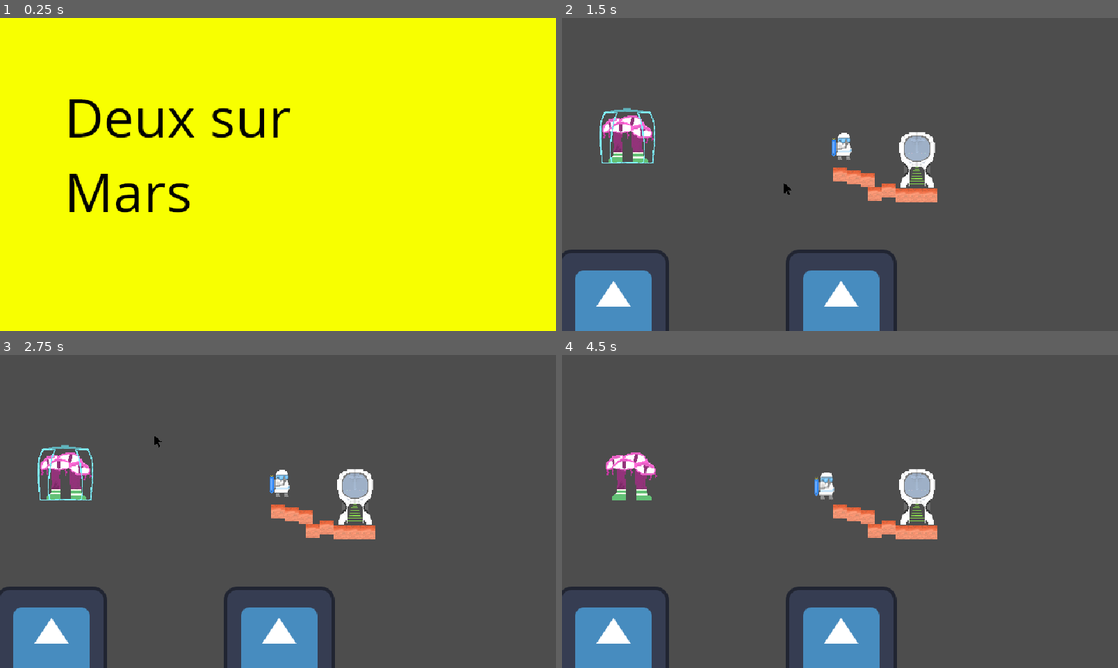
Above: before the commit, frames 1-4 (two rows, left to right).
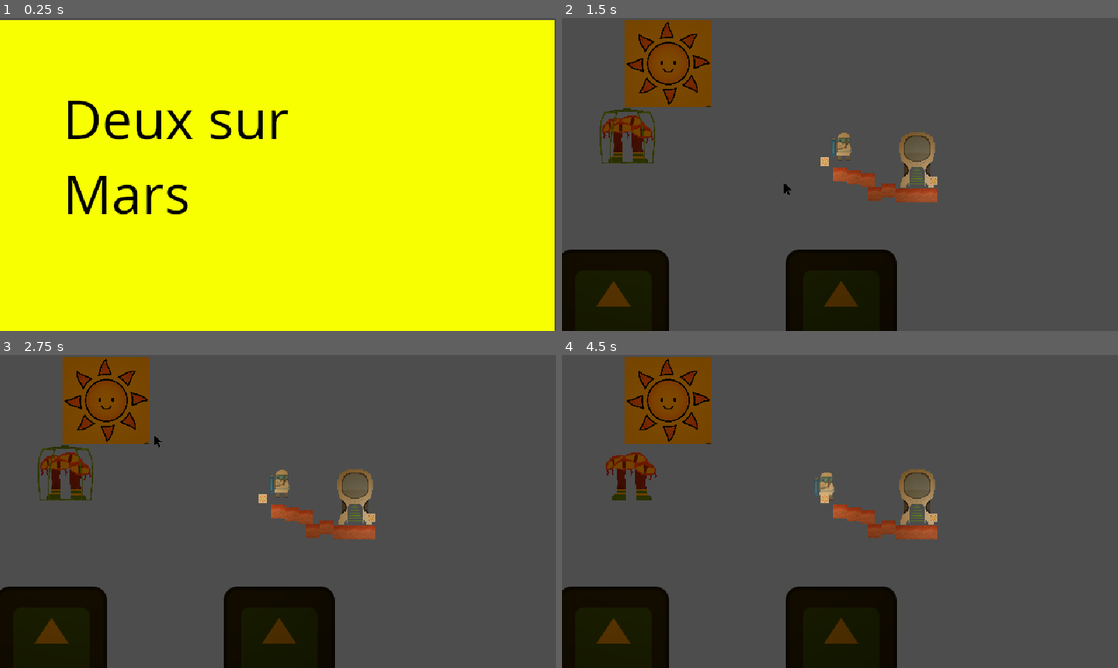
Above: after the commit, the same moments.

Repository: LeResteDuMonde/GameJamPSU
Game: Godot game, scene res://scene/Main.tscn
Two runs of this game, one before a commit and one after it. Both use one fixed random seed, a clock stepped at 60 frames per second and the inputs below. The engine's default icon, where the game draws it, is replaced by a stand-in: a white triangle on a blue panel in a dark square.
Inputs (mouse positions are in pixels of both pictures, inside the frame that each line leads up to):
- Up to frame 1 (0.25 s): no input
- Up to frame 2 (1.5 s): tap Enter at 0.5 s; move the mouse to (962, 158) at 0.52 s; hold D (right) from 0.53 s (still down); click (962, 158) at 0.6 s; tap Space (jump) at 0.77 s; move the mouse to (728, 190) at 1.27 s; click (728, 190) at 1.35 s
- Up to frame 3 (2.75 s): tap Space (jump) at 1.52 s; move the mouse to (333, 442) at 2.02 s; release D (right) at 2.03 s; hold A (left) from 2.03 s (still down); click (333, 442) at 2.1 s
- Up to frame 4 (4.5 s): move the mouse to (812, 574) at 2.77 s; release A (left) at 2.78 s; hold D (right) 2.78-4.28 s; click (812, 574) at 2.85 s; tap Space (jump) at 3.02, 3.77, 4.25 s; move the mouse to (1006, 558) at 3.52 s; click (1006, 558) at 3.6 s; move the mouse to (673, 464) at 4.27 s; hold A (left) from 4.28 s (still down); click (673, 464) at 4.35 s

The runs differ from the first frame. In frame 1, 3.2% of the frame differs, in the area x 0-100%, y 0-100%; in frame 2, 17%, in the area x 0-68%, y 0-100%; in frame 3, 17%; in frame 4, 17%.

Commit message:
Let the be light

Diff:
--- /dev/null
+++ b/scene/Lamp.tscn
@@ -0,0 +1,27 @@
+[gd_scene load_steps=6 format=3 uid="uid://dbcd6fr84pr3u"]
+
+[ext_resource type="Script" path="res://script/deletable.gd" id="1_1kjtp"]
+[ext_resource type="Texture2D" uid="uid://bqodcy5pq11u6" path="res://sprite/pointLight.webp" id="1_kx6or"]
+[ext_resource type="Texture2D" uid="uid://gu8h8phjmxeu" path="res://sprite/sun.jpg" id="2_5ped1"]
+[ext_resource type="Script" path="res://script/deletableArea.gd" id="3_750p1"]
+
+[sub_resource type="CircleShape2D" id="CircleShape2D_xstie"]
+radius = 3.16228
+
+[node name="LightSource" type="Node2D" groups=["lamps"]]
+script = ExtResource("1_1kjtp")
+
+[node name="PointLight2D" type="PointLight2D" parent="."]
+energy = 0.5
+texture = ExtResource("1_kx6or")
+texture_scale = 0.7
+
+[node name="Sprite2D" type="Sprite2D" parent="."]
+scale = Vector2(0.01, 0.01)
+texture = ExtResource("2_5ped1")
+
+[node name="Area2D" type="Area2D" parent="."]
+script = ExtResource("3_750p1")
+
+[node name="CollisionShape2D" type="CollisionShape2D" parent="Area2D"]
+shape = SubResource("CircleShape2D_xstie")
--- a/scene/Main.tscn
+++ b/scene/Main.tscn
@@ -7,7 +7,9 @@
 [ext_resource type="PackedScene" uid="uid://clx0tvtrn2uj6" path="res://scene/CagedMonster.tscn" id="6_3gsa4"]
 [ext_resource type="PackedScene" uid="uid://dn6nb5cwjnt1m" path="res://scene/StarShip.tscn" id="7_l1aai"]
 [ext_resource type="PackedScene" uid="uid://bpr17yvdebkct" path="res://scene/Tile.tscn" id="7_siwmh"]
-[ext_resource type="PackedScene" uid="uid://dcap0fd4yk14k" path="res://scene/Level.tscn" id="8_gc05f"]
+[ext_resource type="PackedScene" path="res://scene/Level.tscn" id="8_gc05f"]
+[ext_resource type="PackedScene" uid="uid://cnt7ywbo2jfs7" path="res://scene/Sun.tscn" id="9_y7b7r"]
+[ext_resource type="PackedScene" uid="uid://dbcd6fr84pr3u" path="res://scene/Lamp.tscn" id="10_3stve"]
 
 [node name="Main" type="Node2D"]
 position = Vector2(2, -2)
@@ -70,3 +72,20 @@
 position = Vector2(0, -32)
 
 [node name="Level" parent="." instance=ExtResource("8_gc05f")]
+
+[node name="CanvasModulate" type="CanvasModulate" parent="."]
+color = Color(0, 0, 0, 1)
+
+[node name="Lights" type="Node2D" parent="."]
+
+[node name="Sun" parent="Lights" instance=ExtResource("9_y7b7r")]
+position = Vector2(-198, -128)
+
+[node name="Lamp" parent="Lights" instance=ExtResource("10_3stve")]
+position = Vector2(-18, -15)
+
+[node name="Lamp4" parent="Lights" instance=ExtResource("10_3stve")]
+position = Vector2(107, 7)
+
+[node name="UI" type="CanvasLayer" parent="."]
+follow_viewport_enabled = true
--- /dev/null
+++ b/scene/Sun.tscn
@@ -0,0 +1,27 @@
+[gd_scene load_steps=6 format=3 uid="uid://cnt7ywbo2jfs7"]
+
+[ext_resource type="Texture2D" uid="uid://bqodcy5pq11u6" path="res://sprite/pointLight.webp" id="1_moj6j"]
+[ext_resource type="Script" path="res://script/deletable.gd" id="1_w8mgu"]
+[ext_resource type="Script" path="res://script/deletableArea.gd" id="3_g8bmh"]
+[ext_resource type="Texture2D" uid="uid://gu8h8phjmxeu" path="res://sprite/sun.jpg" id="3_y18nn"]
+
+[sub_resource type="CircleShape2D" id="CircleShape2D_yk31a"]
+radius = 46.0109
+
+[node name="Sun" type="Node2D" groups=["sun"]]
+script = ExtResource("1_w8mgu")
+
+[node name="PointLight2D" type="PointLight2D" parent="."]
+color = Color(1, 0.588235, 0, 0.494118)
+texture = ExtResource("1_moj6j")
+texture_scale = 6.36
+
+[node name="Sprite2D" type="Sprite2D" parent="."]
+scale = Vector2(0.1, 0.1)
+texture = ExtResource("3_y18nn")
+
+[node name="Area2D" type="Area2D" parent="."]
+script = ExtResource("3_g8bmh")
+
+[node name="CollisionShape2D" type="CollisionShape2D" parent="Area2D"]
+shape = SubResource("CircleShape2D_yk31a")
--- a/script/manager/gameManager.gd
+++ b/script/manager/gameManager.gd
@@ -29,7 +29,7 @@
 func displayTitleScreen():
 	print("Show Title Screen")
 	title = titleS.instantiate()
-	main.add_child(title)
+	main.get_node("UI").add_child(title)
 
 func _input(event):
 	if event.is_action_released("click") and title != null:
@@ -39,13 +39,16 @@
 
 func killPlayer():
 	if currPlayer == 1:
+		print("Killed Player 1")
 		player1Alive = false
 	elif currPlayer == 2:
+		print("Killed Player 2")
 		player2Alive = false
 
 	if not player1Alive and not player2Alive:
 		displayEndScreen(0)
 	else:
+		switchPlayer()
 		PlayerManager.respawnPlayer()
 		switchToPlayPhase()
 
@@ -61,7 +64,7 @@
 
 func displayEndScreen(winner):
 	var end = endS.instantiate()
-	main.add_child(end)
+	main.get_node("UI").add_child(end)
 	if winner == 1:
 		end.get_node("Player1").visible = true
 	elif winner == 2:
Not shown: 1 places in scene/Main.tscn that only renumber resources
Binary file added: sprite/pointLight.webp
Not shown, added: sprite/pointLight.webp.import
Binary file added: sprite/sun.jpg
Not shown, added: sprite/sun.jpg.import
